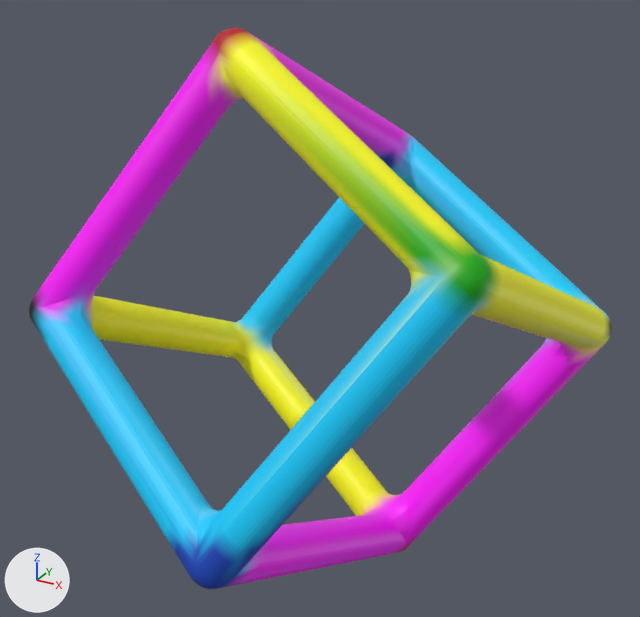
One commit to the glTF model static/models/multiculture.glb: the scene before it, then after it.
Both versions are drawn from a camera (50 mm lens) standing at (2.19, -4.02, 2.07) and looking at (-0.03, 0.01, 0.06). The axes (+X, +Y, +Z) are drawn at lower left. The lights are the same throughout. Where no turn or scale is listed for an object, it has been applied to the vertices. Vertices at the same position are counted once.
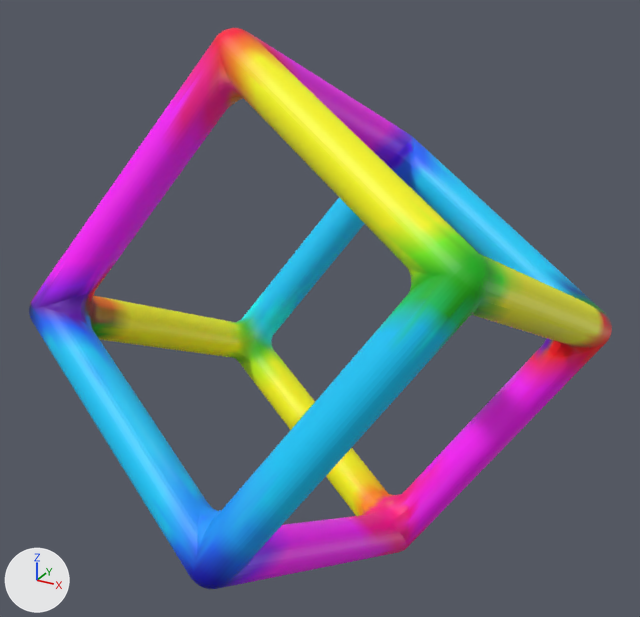
Pixel boxes (x1, y1, x2, y2) of what changed, in the pictures (640 x 617 px):
part 1 of me_cube_001, added
    after: (44, 45, 599, 582)
part 2 of me_cube_001, recoloured
    both: (29, 28, 612, 589)

What the commit changed:
me_cube_001 is used by ob_cube; location (0.0, 0.0, 0.0).
me_cube_001 had 5722 vertices, 11460 faces and spanned x -1.44..1.44, y -1.48..1.48, z -1.57..1.57.
me_cube_001 now has 8886 vertices, 17788 faces and spans x -1.44..1.44, y -1.48..1.48, z -1.57..1.57.
me_cube_001 part 1: 3164 vertices added at x -1.38..1.38, y -1.35..1.36, z -1.41..1.41.
me_cube_001 part 2: 10316 kept faces spanning x -1.44..1.44, y -1.48..1.48, z -1.57..1.57 get new vertex colours.
